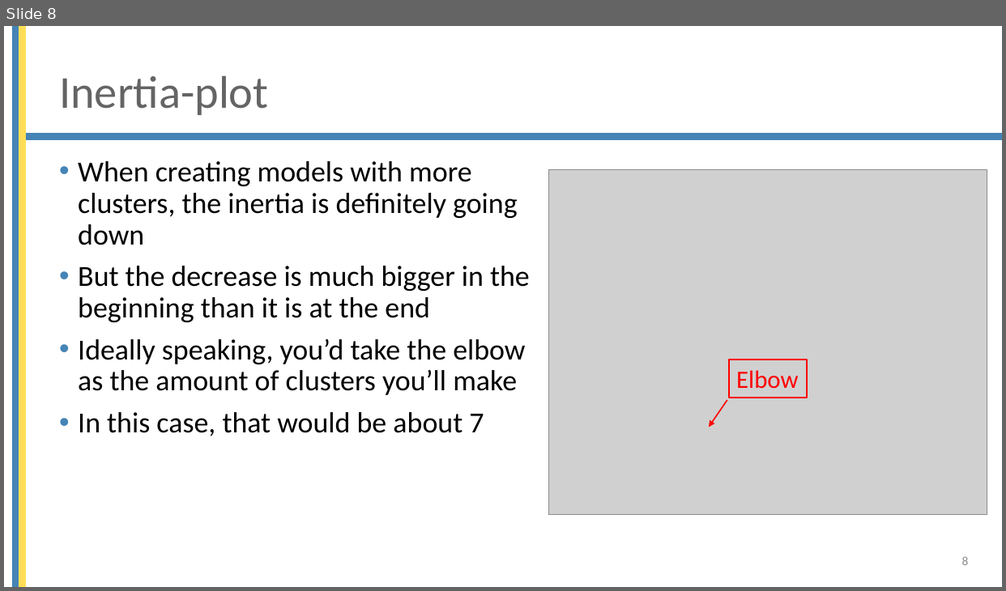
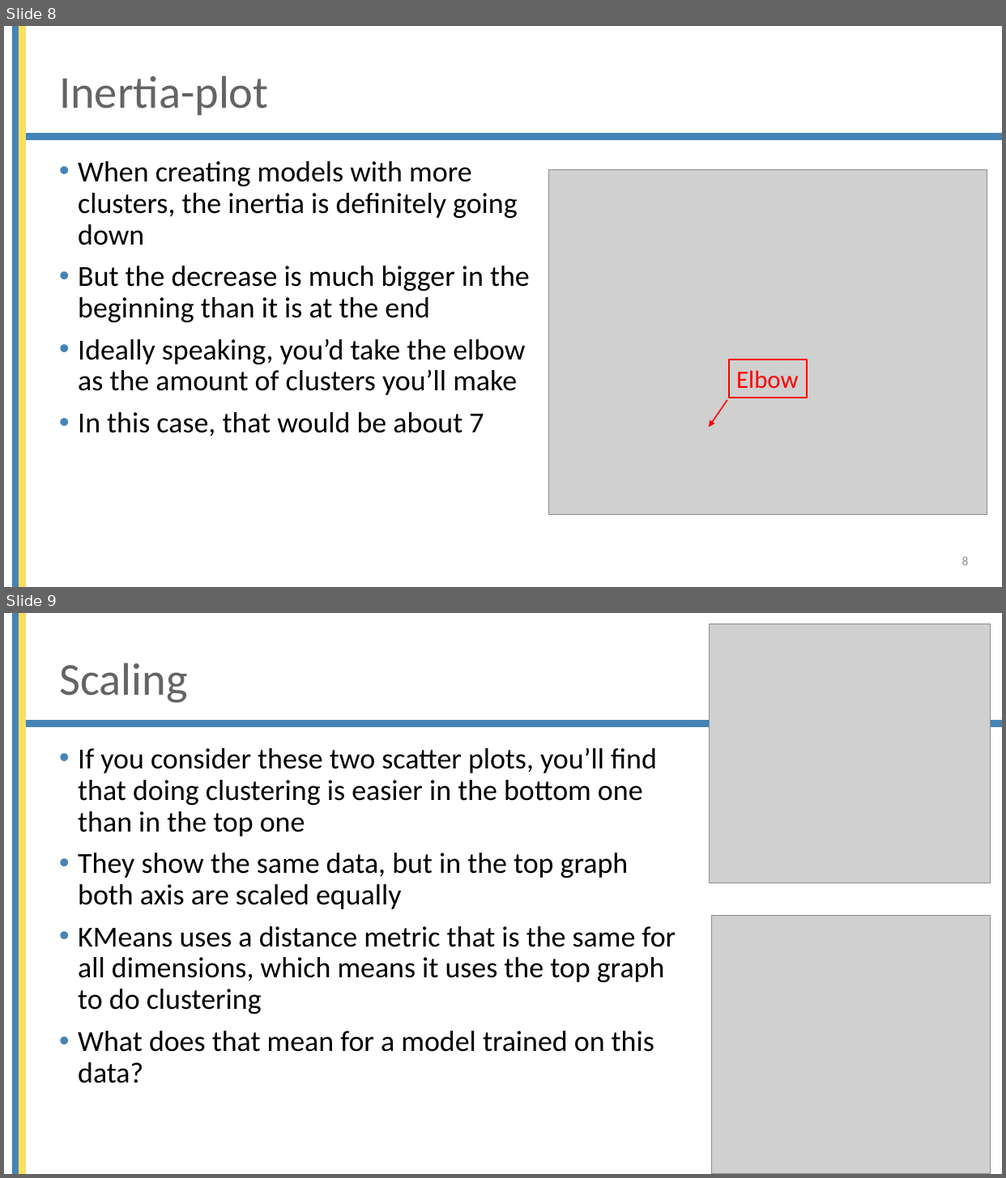
Before and after one commit to mjochen/Cello_AI, a slide deck: ppts/9 - Unsupervised learning.pptx. Shown one above the other, each under a label of ours: slide 8 before the commit, slides 8 and 9 after it. The pictures are 1006x591 and 1006x1178 pixels, drawn with LibreOffice and Linux fonts; fonts in the diff are those of the drawing; grey boxes stand for pictures; background and template pictures are left out. Boxes give left, top, right and bottom in pixels: in the first picture for what was removed or moved away, otherwise in the second. Text is boxed around its words. In the diff, an @@ line names an element or a change of style, - is before the commit and + after.

```diff
--- a/ppts/9 - Unsupervised learning.pptx
+++ b/ppts/9 - Unsupervised learning.pptx
@@ slide 9 added at <box>4,613,1002,1174</box>, background #FFFFFF; not listed: 3 template elements that a slide beside it also shows @@
@@ picture added at <box>710,624,991,884</box> @@
@@ title added at <box>59,663,187,703</box>, 44 pt, text #646464 @@
+Scaling
@@ text added at <box>78,747,676,1084</box>, 28 pt, text #000000 @@
+• If you consider these two scatter plots, you’ll find that doing clustering is easier in the bottom one than in the top one
+• They show the same data, but in the top graph both axis are scaled equally
+• KMeans uses a distance metric that is the same for all dimensions, which means it uses the top graph to do clustering
+• What does that mean for a model trained on this data?
@@ picture added at <box>711,915,990,1174</box> @@
```
Also in this commit, not shown: 4 other slides added, 37 other files.
